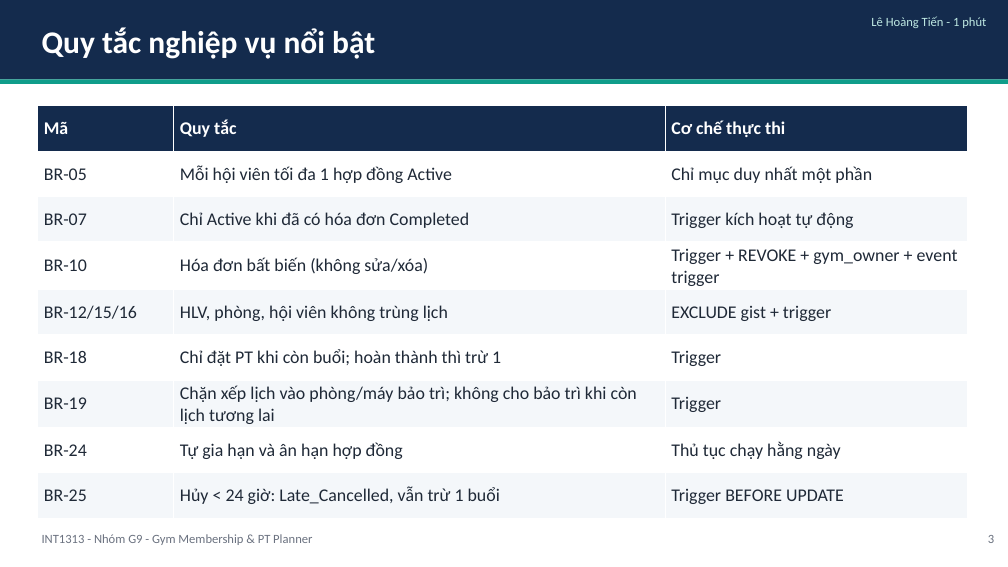
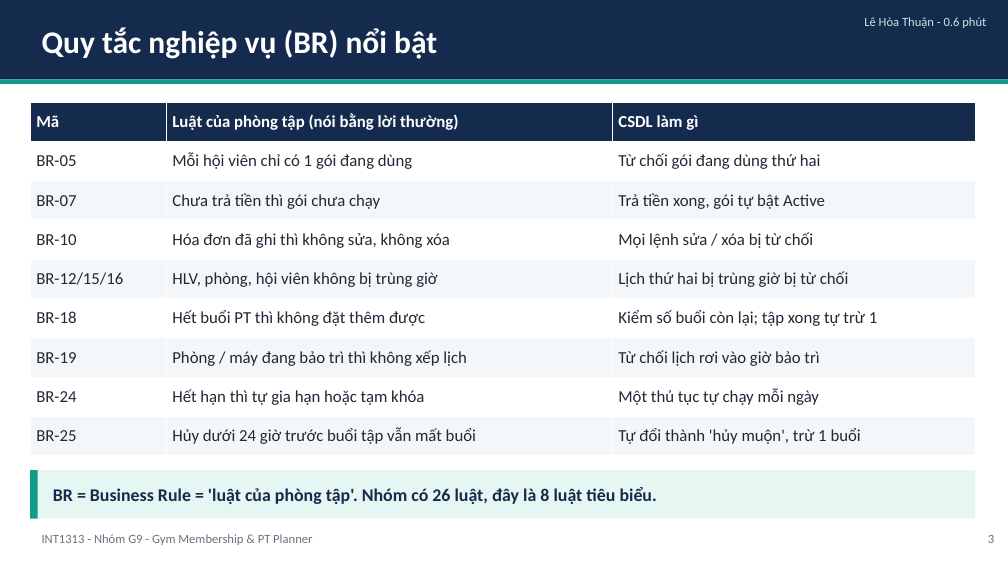
Before and after one commit to TienVN6222/PTIT_INT1313_CSDL_Group9, a slide deck: slide 3 of Phase 4/presentation/deck.pptx. Drawn at 1008x567 pixels with LibreOffice and Linux fonts; fonts in the diff are those of the drawing. Boxes give left, top, right and bottom in pixels: in the first picture for what was removed or moved away, otherwise in the second. Text is boxed around its words. In the diff, an @@ line names an element or a change of style, - is before the commit and + after.

```diff
--- a/Phase 4/presentation/deck.pptx
+++ b/Phase 4/presentation/deck.pptx
@@ text at [42,27,437,59]: text changed @@
-Quy tắc nghiệp vụ nổi bật
+Quy tắc nghiệp vụ (BR) nổi bật
@@ text at [864,17,986,28]: text changed @@
-Lê Hoàng Tiến - 1 phút
+Lê Hòa Thuận - 0.6 phút
@@ table at [30,102,975,456] @@
-row 1, column 2: Quy tắc
+row 1, column 2: Luật của phòng tập (nói bằng lời thường)
-row 1, column 3: Cơ chế thực thi
+row 1, column 3: CSDL làm gì
-row 2, column 2: Mỗi hội viên tối đa 1 hợp đồng Active
+row 2, column 2: Mỗi hội viên chỉ có 1 gói đang dùng
-row 2, column 3: Chỉ mục duy nhất một phần
+row 2, column 3: Từ chối gói đang dùng thứ hai
-row 3, column 2: Chỉ Active khi đã có hóa đơn Completed
+row 3, column 2: Chưa trả tiền thì gói chưa chạy
-row 3, column 3: Trigger kích hoạt tự động
+row 3, column 3: Trả tiền xong, gói tự bật Active
-row 4, column 2: Hóa đơn bất biến (không sửa/xóa)
+row 4, column 2: Hóa đơn đã ghi thì không sửa, không xóa
-row 4, column 3: Trigger + REVOKE + gym_owner + event trigger
+row 4, column 3: Mọi lệnh sửa / xóa bị từ chối
-row 5, column 2: HLV, phòng, hội viên không trùng lịch
+row 5, column 2: HLV, phòng, hội viên không bị trùng giờ
-row 5, column 3: EXCLUDE gist + trigger
+row 5, column 3: Lịch thứ hai bị trùng giờ bị từ chối
-row 6, column 2: Chỉ đặt PT khi còn buổi; hoàn thành thì trừ 1
+row 6, column 2: Hết buổi PT thì không đặt thêm được
-row 6, column 3: Trigger
+row 6, column 3: Kiểm số buổi còn lại; tập xong tự trừ 1
-row 7, column 2: Chặn xếp lịch vào phòng/máy bảo trì; không cho bảo trì khi còn lịch tương lai
+row 7, column 2: Phòng / máy đang bảo trì thì không xếp lịch
-row 7, column 3: Trigger
+row 7, column 3: Từ chối lịch rơi vào giờ bảo trì
-row 8, column 2: Tự gia hạn và ân hạn hợp đồng
+row 8, column 2: Hết hạn thì tự gia hạn hoặc tạm khóa
-row 8, column 3: Thủ tục chạy hằng ngày
+row 8, column 3: Một thủ tục tự chạy mỗi ngày
-row 9, column 2: Hủy < 24 giờ: Late_Cancelled, vẫn trừ 1 buổi
+row 9, column 2: Hủy dưới 24 giờ trước buổi tập vẫn mất buổi
-row 9, column 3: Trigger BEFORE UPDATE
+row 9, column 3: Tự đổi thành 'hủy muộn', trừ 1 buổi
@@ size 17 to 16 pt in "Mã", "BR-05", "BR-07", "BR-10" and 5 more places @@
@@ table: place and size @@
-table at [38,106,968,514]
+table at [30,102,975,456]
@@ rectangle added at [30,470,975,519], fill #E6F6F3 @@
@@ rectangle added at [30,470,38,519], fill #0F9D8A @@
@@ text added at [53,487,657,504], 17 pt, text #142B4D, bold @@
+BR = Business Rule = 'luật của phòng tập'. Nhóm có 26 luật, đây là 8 luật tiêu biểu.
```
Also in this commit, not shown: 5 other slides changed, 20 slides added, 8 slides removed, 23 other files.
